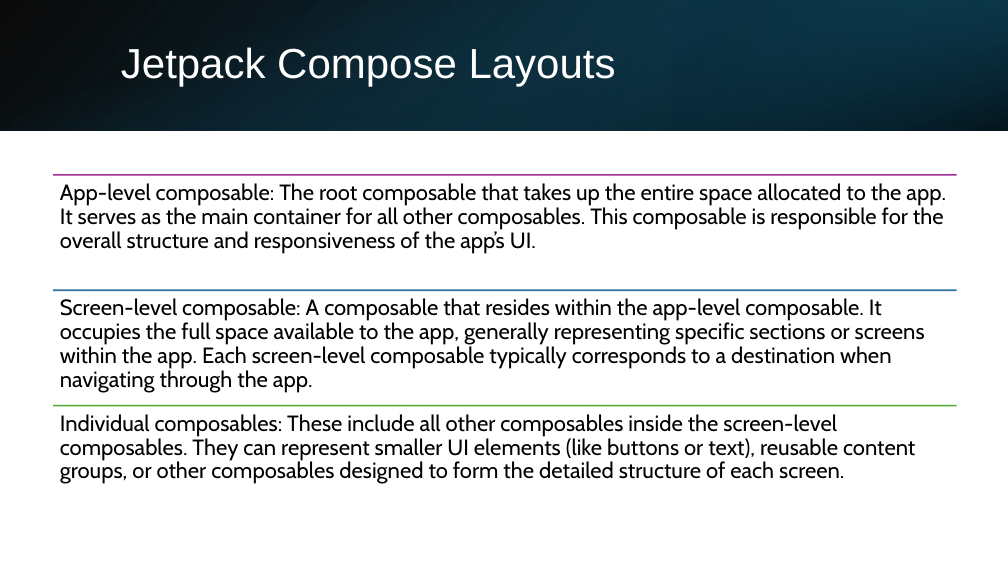
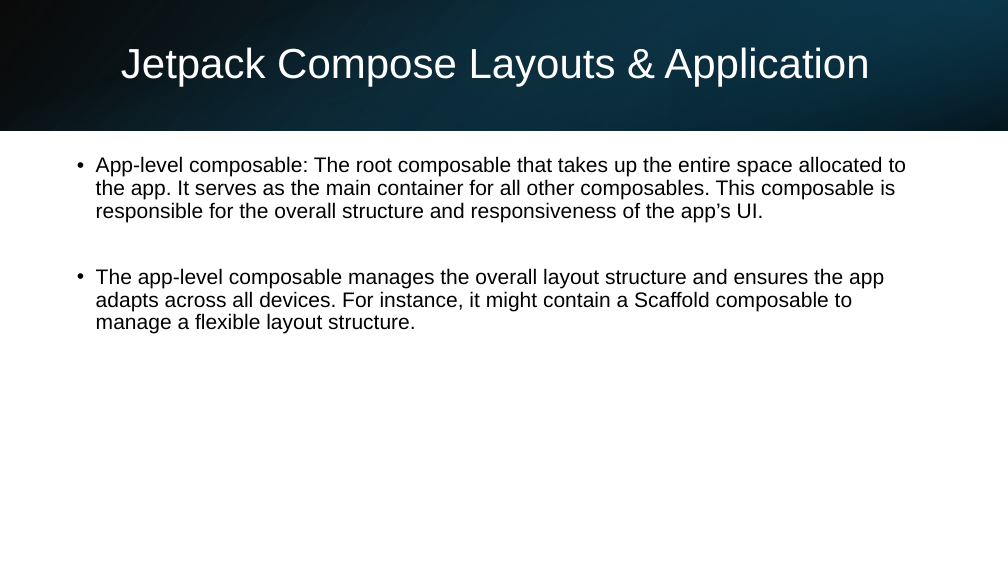
Before and after one commit to FrankLi3/CS501-Responsive-Design, a slide deck: slide 3 of Presentation1.pptx. Drawn at 1008x567 pixels with LibreOffice and Linux fonts; fonts in the diff are those of the drawing. Boxes give left, top, right and bottom in pixels: in the first picture for what was removed or moved away, otherwise in the second. Text is boxed around its words. In the diff, an @@ line names an element or a change of style, - is before the commit and + after.

```diff
--- a/Presentation1.pptx
+++ b/Presentation1.pptx
@@ title at <box>121,47,869,87</box>: text changed @@
-Jetpack Compose Layouts
+Jetpack Compose Layouts & Application
@@ text "App-level composable: The root composable ...": place and size @@
-text "App-level composable: The root composable ..." at <box>60,183,946,254</box>
+text "App-level composable: The root composable ..." at <box>96,156,907,334</box>
@@ text at <box>96,156,907,222</box>: size 21 to 20 pt, font Cabin to Arial in "App-level composable: The root composable that takes ..."; bullet none to •; more space between paragraphs @@
@@ text at <box>96,268,884,334</box>: paragraph added @@
+• The app-level composable manages the overall layout structure and ensures the app adapts across all devices. For instance, it might contain a Scaffold composable to manage a flexible layout structure.
@@ group removed at <box>53,175,957,484</box>: 3 lines, 2 texts @@
-Screen-level composable: A composable that resides within the app-level composable. It occupies the full space available to the app, generally representing specific sections or screens within the app. Each screen-level composable typically corresponds to a destination when navigating through the app.
-Individual composables: These include all other composables inside the screen-level composables. They can represent smaller UI elements (like buttons or text), reusable content groups, or other composables designed to form the detailed structure of each screen.
```
Also in this commit, not shown: 1 other slide changed, 2 slides added.
